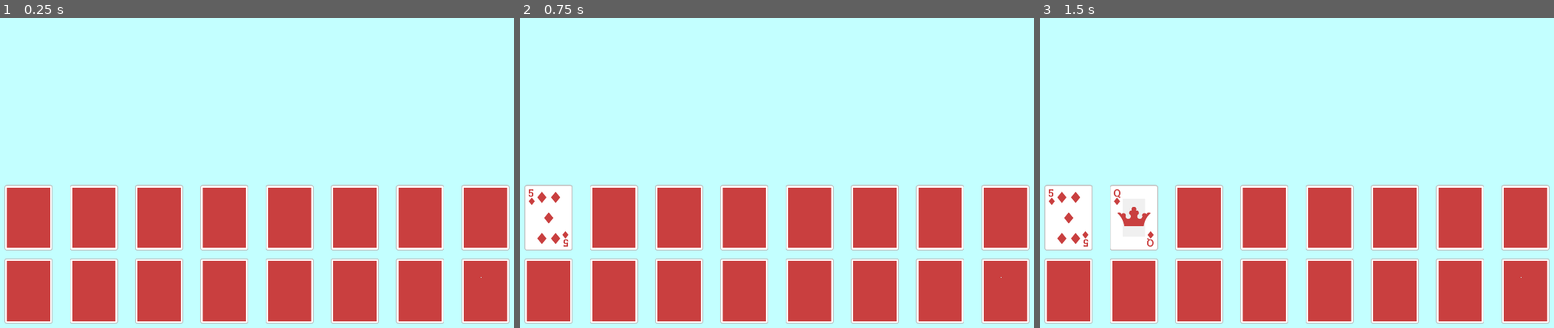
Above: before the commit, frames 1-3 (left to right).
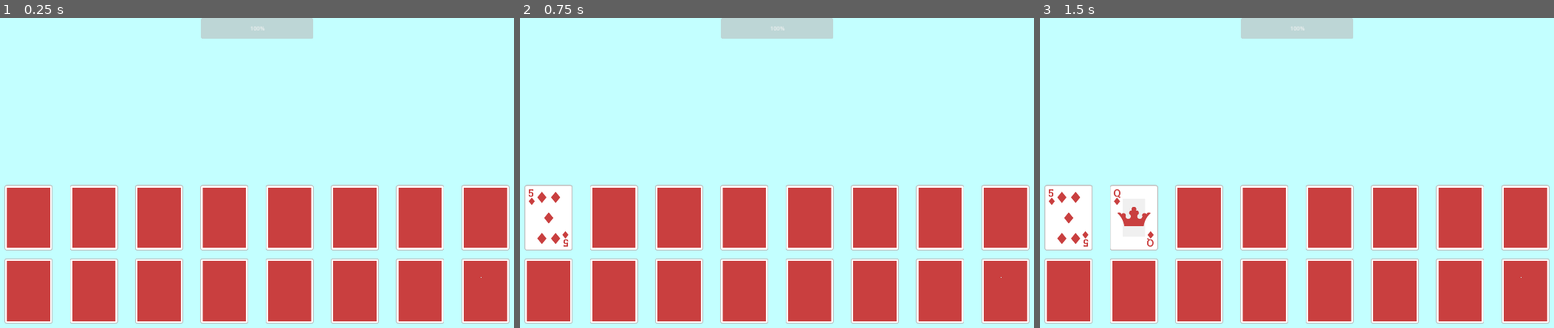
Above: after the commit, the same moments.

Repository: IES-Rafael-Alberti/GameOff2024TurboButaTeam
Game: Godot game, scene res://scenes/board.tscn
The game is run twice, just before and just after one commit, with the same random seed, the same clock (stepped at 60 frames per second) and the same inputs. After the commit the project has no main scene; this scene is started directly in both runs.
Inputs (mouse positions are in pixels of both pictures, inside the frame that each line leads up to):
- Up to frame 1 (0.25 s): no input
- Up to frame 2 (0.75 s): click (550, 216) at 0.5 s
- Up to frame 3 (1.5 s): click (1132, 216) at 1.25 s

The runs differ from the first frame. In frame 1, 1.5% of the frame differs, in the area x 39-61%, y 0-7%; in frame 2, 1.5%; in frame 3, 1.5%.

Commit message:
add boss and player life and boss base mechanics

Diff:
--- a/scenes/board.tscn
+++ b/scenes/board.tscn
@@ -20,6 +20,16 @@
 grow_vertical = 2
 color = Color(0.764706, 1, 1, 1)
 
+[node name="ProgressBar" type="ProgressBar" parent="."]
+layout_mode = 1
+anchors_preset = 5
+anchor_left = 0.5
+anchor_right = 0.5
+offset_left = -163.5
+offset_right = 163.5
+offset_bottom = 61.0
+grow_horizontal = 2
+
 [node name="VBoxContainer" type="VBoxContainer" parent="."]
 layout_mode = 1
 anchors_preset = 15
--- a/scenes/boss.tscn
+++ b/scenes/boss.tscn
@@ -1,6 +1,15 @@
-[gd_scene load_steps=2 format=3 uid="uid://dmksqsg5bfdtd"]
+[gd_scene load_steps=2 format=3 uid="uid://c1he8kika8fof"]
 
 [ext_resource type="Script" path="res://scripts/boss.gd" id="1_0mmkp"]
 
 [node name="Boss" type="Node2D"]
 script = ExtResource("1_0mmkp")
+
+[node name="ProgressBar" type="ProgressBar" parent="."]
+anchors_preset = 5
+anchor_left = 0.5
+anchor_right = 0.5
+offset_left = -124.0
+offset_right = 124.0
+offset_bottom = 27.0
+grow_horizontal = 2
--- a/scenes/game.tscn
+++ /dev/null
@@ -1,14 +0,0 @@
-[gd_scene load_steps=3 format=3 uid="uid://c21ncn5vdp5ua"]
-
-[ext_resource type="PackedScene" uid="uid://bnng3hk0wi7a" path="res://scenes/board.tscn" id="1_eg5mf"]
-[ext_resource type="PackedScene" uid="uid://dmksqsg5bfdtd" path="res://scenes/boss.tscn" id="2_lkmhq"]
-
-[node name="Game" type="Node2D"]
-
-[node name="Camera2D" type="Camera2D" parent="."]
-
-[node name="Board" parent="." instance=ExtResource("1_eg5mf")]
-size_flags_horizontal = 3
-size_flags_vertical = 3
-
-[node name="Boss" parent="." instance=ExtResource("2_lkmhq")]
--- a/scripts/board.gd
+++ b/scripts/board.gd
@@ -3,13 +3,21 @@
 var numCardsBoard = 8
 var finalCardList: Array
 var cardListSceneTemp
+@export var maxHealthPlayer = 200
+
 @onready var grid = $VBoxContainer/CenterContainer/grid
+@onready var progress_bar: ProgressBar = $ProgressBar
 
 
 # Cargamos la escena que contiene todas las cartas
 @onready var cardListScene = preload("res://scenes/cardList.tscn")
 
 func _ready():
+	#Ponerle la vida al player
+	GameManager.healthPlayer = maxHealthPlayer
+	progress_bar.max_value = GameManager.healthPlayer
+	progress_bar.value = GameManager.healthPlayer
+
 	# Instanciamos la lista
 	cardListSceneTemp = cardListScene.instantiate()
 	GameManager.BoardCompleted.connect(restartBoard)
--- a/scripts/boss.gd
+++ b/scripts/boss.gd
@@ -1,14 +1,29 @@
 extends Node2D
 
 @onready var timer: Timer = $Timer
+@onready var progress_bar: ProgressBar = $ProgressBar
+
+@export var maxHealthBoss = 200
 
 func _ready() -> void:
-	pass # Replace with function body.
+	GameManager.BossTakeDamage.connect(UpdateProgressBar)
+	GameManager.healthBoss = maxHealthBoss
+	progress_bar.max_value = GameManager.healthBoss
+	progress_bar.value = GameManager.healthBoss
 
 func _process(delta: float) -> void:
 	if !GameManager.isPlayerPhase:
 		#TODO add funcion que realice la accion
+		UseHability()
 		GameManager.isPlayerPhase = true
-		print(GameManager.isPlayerPhase)
 
 #TODO funcion que realice la accion del boss y al finalizar se ponga "GameManager.isPlayerPhase" en true
+func UseHability():
+	print("hace habilidad")
+
+func UpdateProgressBar():
+	progress_bar.value = GameManager.healthBoss
+
+	if progress_bar.value <= 0:
+		#TODO hacer que el boss se muera
+		print("ganaste")
--- a/scripts/card.gd
+++ b/scripts/card.gd
@@ -1,6 +1,7 @@
 extends TextureButton
 
 @export var face = Texture
+@export var damage = 20
 var back
 var isFlipped = false
 var countCouple = 0
@@ -34,7 +35,6 @@
 				GameManager.canFlip = true
 				isEqual(GameManager.firstCardPicked , GameManager.secondCardPicked)
 				GameManager.isPlayerPhase = false
-				print(GameManager.isPlayerPhase)
 
 
 
@@ -46,6 +46,9 @@
 		GameManager.countCouple += 1
 		#TODO hacer que se realice la accion de las cartas flipeadas
 
+		GameManager.healthBoss -= damage
+		GameManager.BossTakeDamage.emit()
+
 	if GameManager.countCouple == 8:
 		GameManager.BoardCompleted.emit()
 		GameManager.countCouple = 0
--- a/scripts/gameManager.gd
+++ b/scripts/gameManager.gd
@@ -1,4 +1,10 @@
 extends Node
+
+#Variable con la vida del boss
+var healthBoss
+
+#Variable con la vida del jugador
+var healthPlayer
 
 #Hace un preload del dorso de la carta
 var cardBack = preload("res://assets/sprites/cards/cardBack.png")
@@ -20,3 +26,6 @@
 
 #Senal para volver a llenar el tablero
 signal BoardCompleted
+
+#Senal para ver cuando se hace dano
+signal BossTakeDamage
Not shown, added: scenes/gamFF7C.tmp
